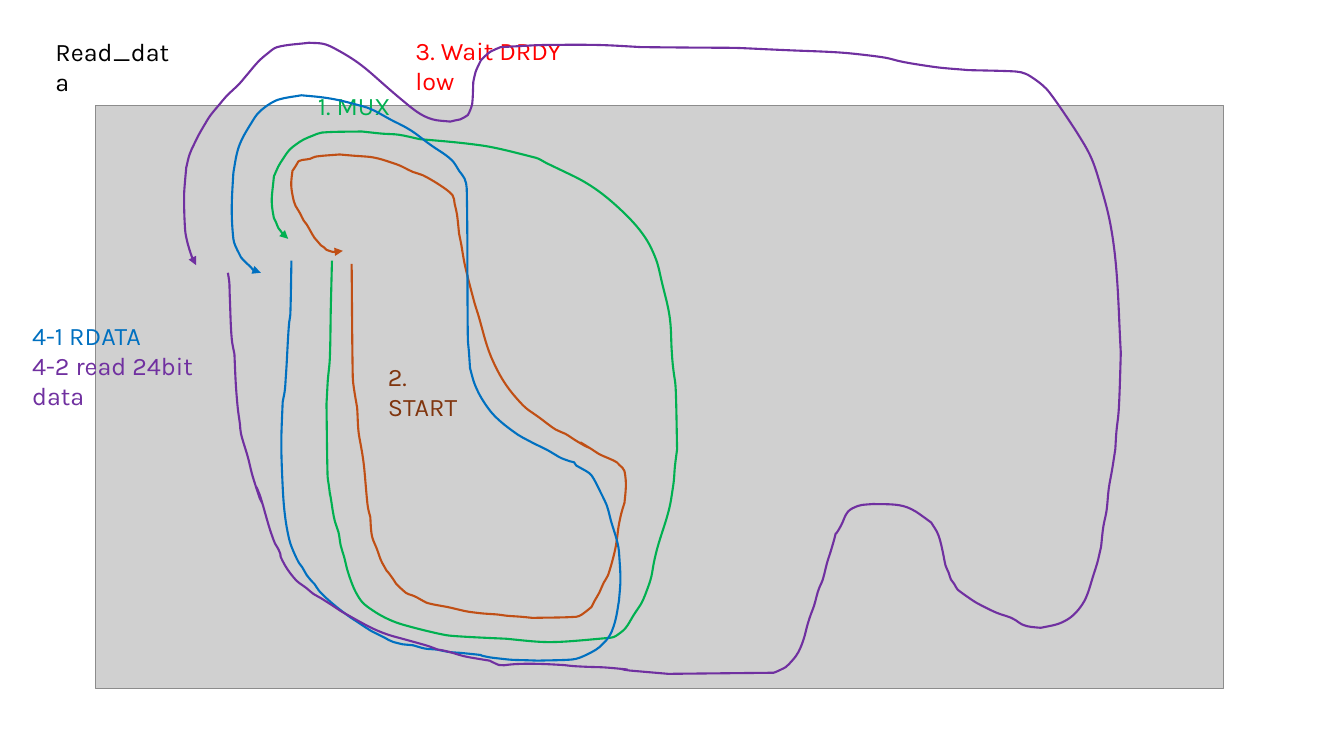
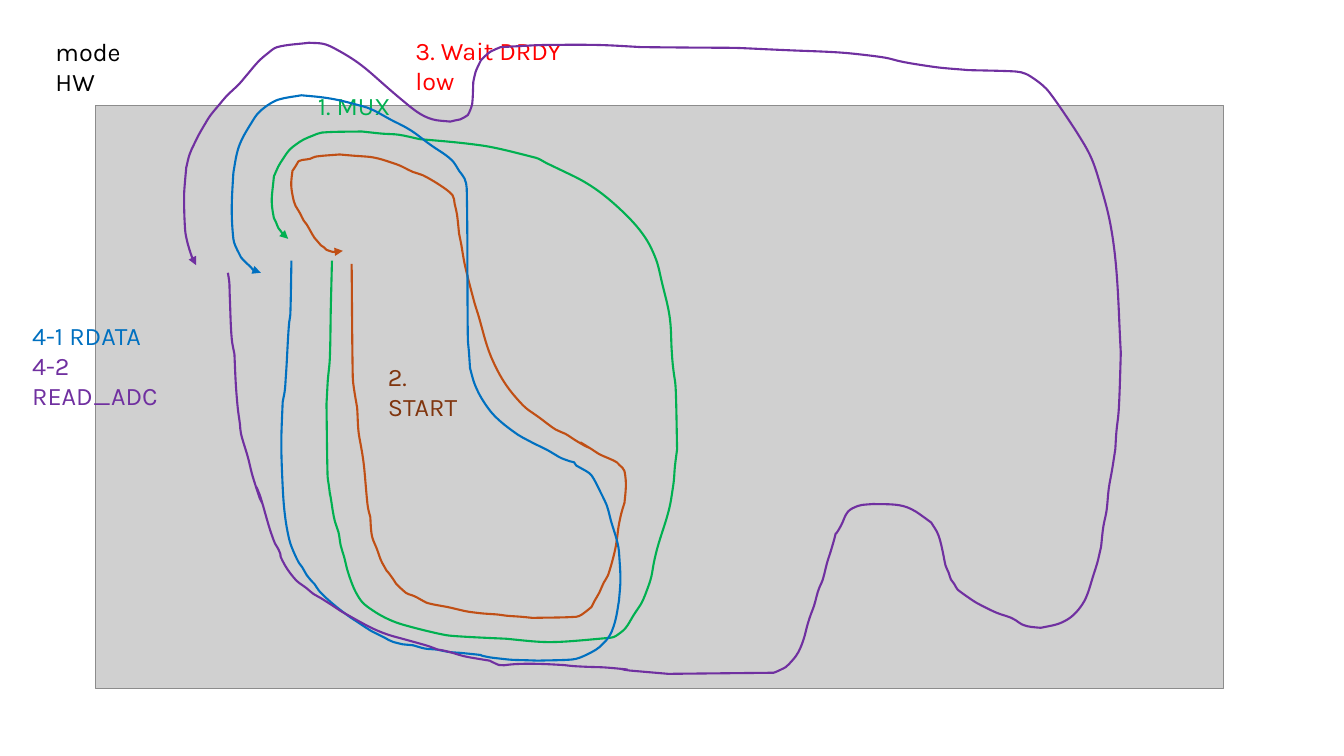
Before and after one commit to adamShiau/adamShiau_FPGA, a slide deck: slide 4 of intel_IP/Interface/I2C/I2C_ads122c04_SM.pptx. Drawn at 1344x756 pixels with LibreOffice and Linux fonts; fonts in the diff are those of the drawing; grey boxes stand for pictures. Boxes give left, top, right and bottom in pixels: in the first picture for what was removed or moved away, otherwise in the second. Text is boxed around its words. In the diff, an @@ line names an element or a change of style, - is before the commit and + after.

```diff
--- a/intel_IP/Interface/I2C/I2C_ads122c04_SM.pptx
+++ b/intel_IP/Interface/I2C/I2C_ads122c04_SM.pptx
@@ text at (x1=55, y1=43, x2=120, y2=91): text changed @@
-Read_data
+mode HW
@@ text at (x1=32, y1=359, x2=157, y2=412): text changed @@
-4-2 read 24bit data
+4-2 READ_ADC
```
Also in this commit, not shown: 2 slides added, 2 slides removed, 2 other files.
